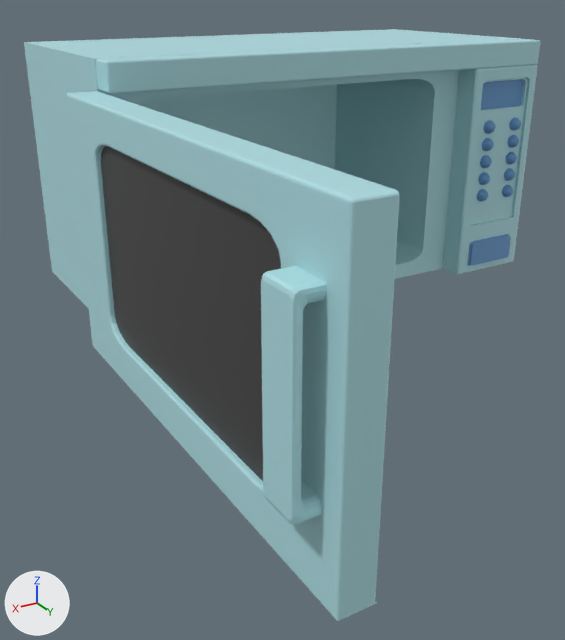
The FBX model HorrorModels/Microvave/MicrovaveColor_EXPORT.fbx as it was, and as the next commit left it.
Rendered twice from a camera (50 mm lens) standing at (3.62, 5.95, 1.44) and looking at (0.91, 1.43, -0.82). Every picture has the same lights, and +X, +Y and +Z are marked at lower left. Where no turn or scale is listed for an object, it has been applied to the vertices.
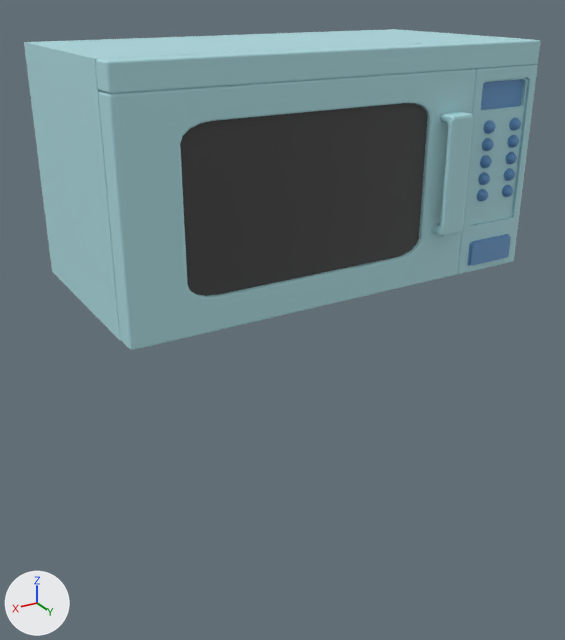
Boxes [x1, y1, x2, y2] around the edits, measured in the pictures (565 x 640 px):
'Cube.002', turned: before [66, 91, 400, 621]; after [99, 69, 476, 350]
'Cube.001', unchanged, covered by the edit: before [140, 84, 337, 170]

What the commit changed:
Object 'Cube.002' (ob_cube_002) turns from (0, 0, -90) to (0, 0, 0) degrees about x, y and z.
